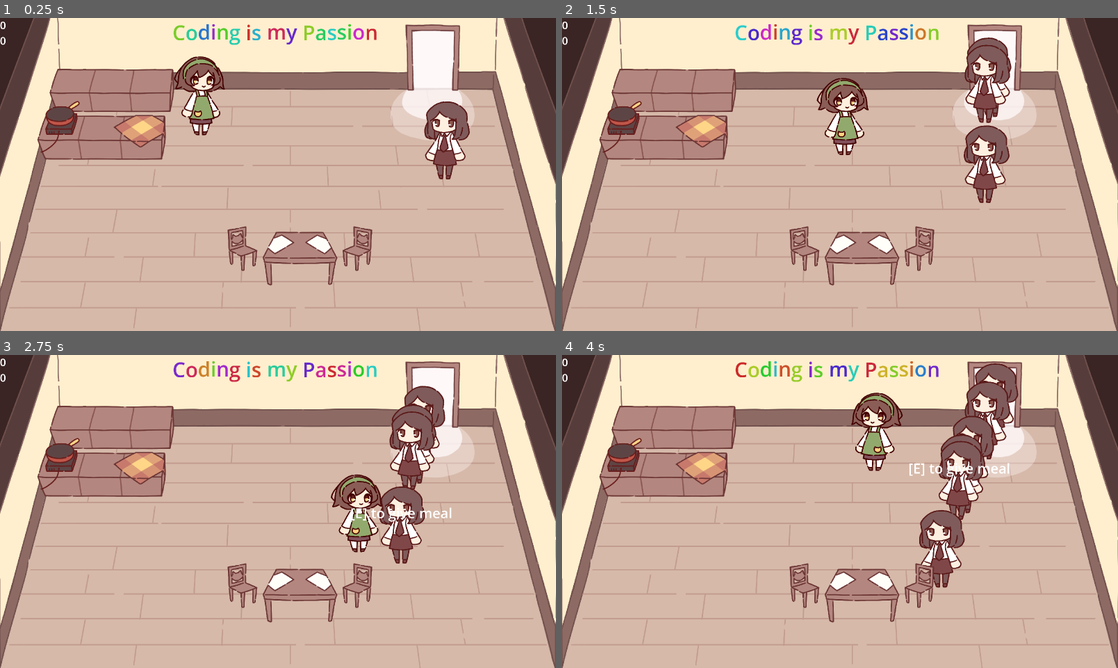
Above: before the commit, frames 1-4 (two rows, left to right).
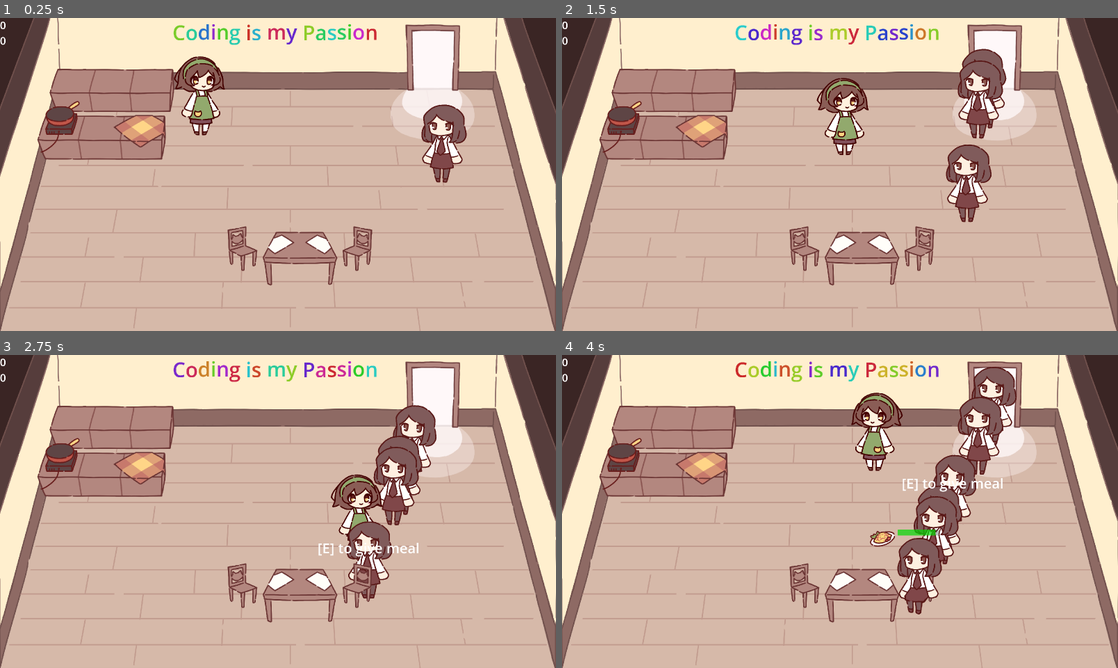
Above: after the commit, the same moments.

Repository: NuTrynity/Little-Cat-Cafe
Game: Godot game, scene res://scene_0.tscn
The game is run twice, just before and just after one commit, with the same random seed, the same clock (stepped at 60 frames per second) and the same inputs.
Inputs:
- Up to frame 1 (0.25 s): no input
- Up to frame 2 (1.5 s): tap Enter (ui_accept) at 0.5, 0.77 s; hold Right (move_right) 0.53-1.28 s; hold E (interact) 0.53-1.28 s; hold S (move_down) from 1.28 s (still down); tap E (interact) at 1.35 s
- Up to frame 3 (2.75 s): tap Enter (ui_accept) at 1.52 s; release S (move_down) at 2.03 s; hold Right (move_right) from 2.03 s (still down); hold E (interact) from 2.03 s (still down)
- Up to frame 4 (4 s): release Right (move_right) at 2.78 s; release E (interact) at 2.78 s; hold W (move_up) 2.78-3.53 s; tap E (interact) at 2.85 s; tap Enter (ui_accept) at 3.02, 3.77 s; hold A (move_left) from 3.53 s (still down); hold E (interact) from 3.53 s (still down)

The runs differ from the first frame. In frame 1, 1.0% of the frame differs, in the area x 75-85%, y 26-53%; in frame 2, 3.7%; in frame 3, 4.7%; in frame 4, 6.0%, in the area x 55-83%, y 2-83%.

Commit message:
added terminal for the pc cheat menu

Diff:
--- a/Nodes/CharacterNodes/npc.tscn
+++ b/Nodes/CharacterNodes/npc.tscn
@@ -205,6 +205,7 @@
 shape = SubResource("RectangleShape2D_00j47")
 
 [node name="AiMovement" parent="." instance=ExtResource("4_d7kkh")]
+speed = 200
 
 [node name="NPCAnimations" type="AnimationPlayer" parent="."]
 libraries = {
--- /dev/null
+++ b/Nodes/UI/pc.tscn
@@ -0,0 +1,56 @@
+[gd_scene load_steps=3 format=3 uid="uid://c74trmyu24o5f"]
+
+[ext_resource type="Script" path="res://Scripts/UIScripts/pc-cheats.gd" id="1_exmnn"]
+[ext_resource type="Resource" uid="uid://bgrjpjih4rwxy" path="res://CustomResources/PlayerMeal.tres" id="2_16un1"]
+
+[node name="PC" type="CanvasLayer"]
+script = ExtResource("1_exmnn")
+player_resources = ExtResource("2_16un1")
+
+[node name="Control" type="Control" parent="."]
+layout_mode = 3
+anchors_preset = 15
+anchor_right = 1.0
+anchor_bottom = 1.0
+grow_horizontal = 2
+grow_vertical = 2
+
+[node name="ColorRect" type="ColorRect" parent="Control"]
+layout_mode = 1
+anchors_preset = 15
+anchor_right = 1.0
+anchor_bottom = 1.0
+grow_horizontal = 2
+grow_vertical = 2
+color = Color(0.0431373, 0.0431373, 0.0431373, 1)
+
+[node name="Container" type="VBoxContainer" parent="Control"]
+layout_mode = 1
+anchors_preset = 15
+anchor_right = 1.0
+anchor_bottom = 1.0
+offset_right = 1182.0
+offset_bottom = 60.0
+grow_horizontal = 2
+grow_vertical = 2
+
+[node name="InputBlock" type="HBoxContainer" parent="Control/Container"]
+layout_mode = 2
+
+[node name="Label" type="Label" parent="Control/Container/InputBlock"]
+layout_mode = 2
+theme_override_font_sizes/font_size = 64
+text = "nutrynity@nutrynity-MS-7C96:~"
+
+[node name="LineEdit" type="LineEdit" parent="Control/Container/InputBlock"]
+layout_mode = 2
+size_flags_horizontal = 3
+theme_override_font_sizes/font_size = 64
+flat = true
+caret_blink = true
+
+[node name="Texts" type="VBoxContainer" parent="Control/Container"]
+layout_mode = 2
+alignment = 2
+
+[connection signal="text_submitted" from="Control/Container/InputBlock/LineEdit" to="." method="_on_line_edit_text_submitted"]
--- /dev/null
+++ b/Nodes/UI/pc_output_text.tscn
@@ -0,0 +1,6 @@
+[gd_scene format=3 uid="uid://b5iblpvckw0ek"]
+
+[node name="PC_Output_Text" type="Label"]
+offset_right = 40.0
+offset_bottom = 23.0
+theme_override_font_sizes/font_size = 64
--- /dev/null
+++ b/Scripts/UIScripts/pc-cheats.gd
@@ -0,0 +1,22 @@
+extends CanvasLayer
+
+@export var player_resources = PlayerMealCarry
+
+@onready var input = $Control/Container/InputBlock/LineEdit
+@onready var output = preload("res://Nodes/UI/pc_output_text.tscn")
+@onready var output_block = $Control/Container/Texts
+
+var line_text : String = ""
+
+func _ready():
+	input.grab_focus()
+
+func _on_line_edit_text_submitted(new_text):
+	line_text = new_text
+	new_text = ""
+	output_text()
+
+func output_text():
+	var line = output.instantiate()
+	line.text = line_text
+	output_block.add_child(line)
